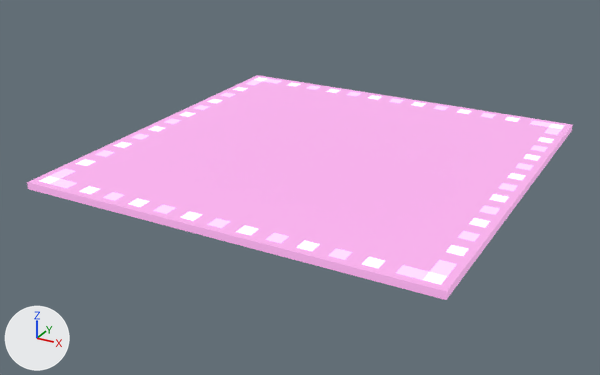
What one commit did to the FBX model Assets/Models/Obsticals/InsideHouse/TeppichPink.fbx.
Camera for both pictures: a 50 mm lens placed at (3.2, -6.26, 2.78), pointed at (-0.13, -0.21, -0.25). Every picture has the same lights, and +X, +Y and +Z are marked at lower left. Where no turn or scale is listed for an object, it has been applied to the vertices.

The scene before the commit, as lines of its bpy script (objects in view):
```python
mat_pkmnmastermaterial = bpy.data.materials.new('PkmnMasterMaterial')
mat_pkmnmastermaterial.use_nodes = True; mat_pkmnmastermaterial.node_tree.nodes.clear()
_N = mat_pkmnmastermaterial.node_tree.nodes; _L = mat_pkmnmastermaterial.node_tree.links
n0 = _N.new('ShaderNodeBsdfPrincipled'); n0.name = 'Principled BSDF'
n0.inputs[28].default_value = 1.0  # 'Emission Strength'
n1 = _N.new('ShaderNodeOutputMaterial'); n1.name = 'Material Output'
n2 = _N.new('ShaderNodeTexImage'); n2.name = 'Image Texture'
n2.image = img_pkmnemerald_jpg
n3 = _N.new('ShaderNodeTexImage'); n3.name = 'Image Texture.001'
n3.image = img_pkmnemerald_jpg
_L.new(n2.outputs[0], n0.inputs[0])  # 'Color' to 'Base Color'
_L.new(n3.outputs[0], n0.inputs[27])  # 'Color' to 'Emission Color'
_L.new(n0.outputs[0], n1.inputs[0])  # 'BSDF' to 'Surface'
me_teppich02pink = bpy.data.meshes.new('Teppich02Pink')
me_teppich02pink.from_pydata(...)  # 611 vertices, 151 faces; spans x -1.81..1.81, y -1.81..1.81, z 0.0..0.06
me_teppich02pink.materials.append(mat_pkmnmastermaterial)
ob_teppich02pink = bpy.data.objects.new('Teppich02Pink', me_teppich02pink)
ob_teppich02pink.location = (0.0, 0.0, 0.0)
```
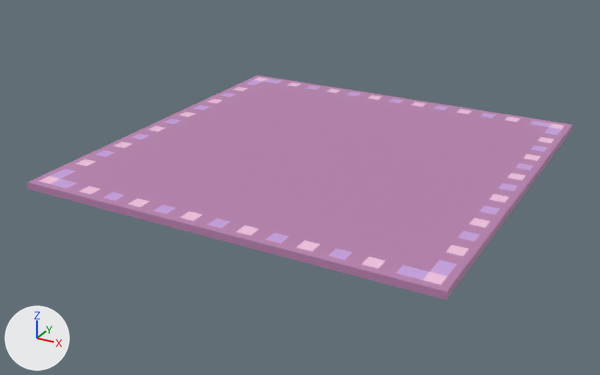
What changed in the scene script:
```text
Change mat_pkmnmastermaterial:
    where n0 = _N.new('ShaderNodeBsdfPrincipled'); n0.name = 'Principled BSDF'
    remove n0.inputs[28].default_value = 1.0  # 'Emission Strength'
    remove n3 = _N.new('ShaderNodeTexImage'); n3.name = 'Image Texture.001'
    remove n3.image = img_pkmnemerald_jpg
    remove _L.new(n3.outputs[0], n0.inputs[27])  # 'Color' to 'Emission Color'
```

Pixel boxes [x1, y1, x2, y2] of what changed, in the pictures (600 x 375 px):
'Teppich02Pink', surface changed: [27, 75, 573, 300] in both
